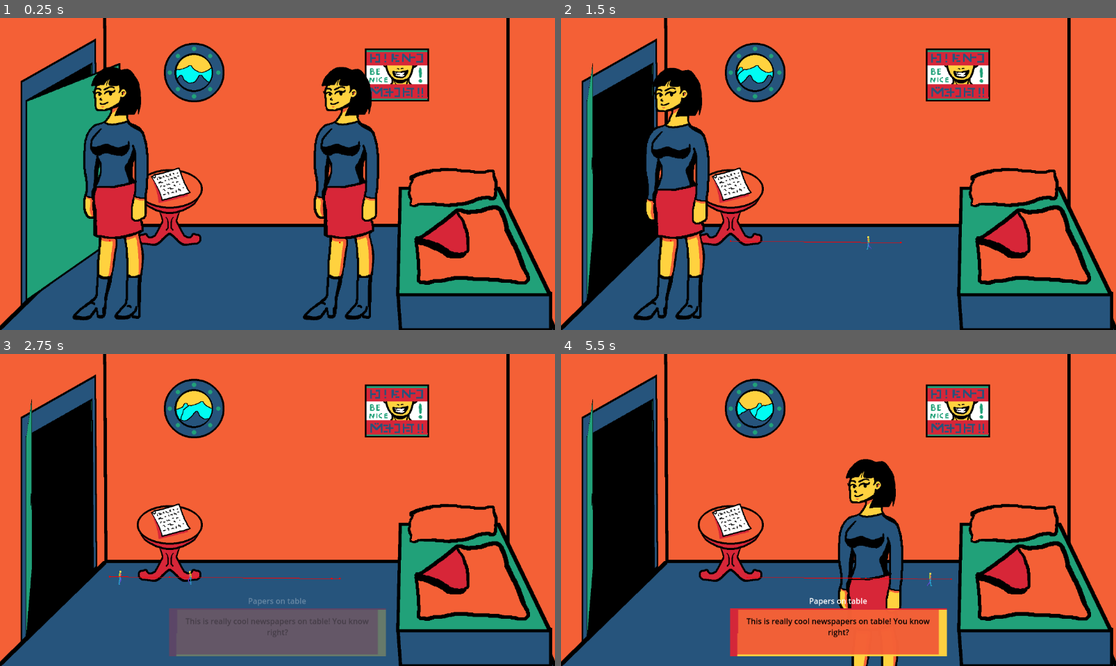
Above: before the commit, frames 1-4 (two rows, left to right).
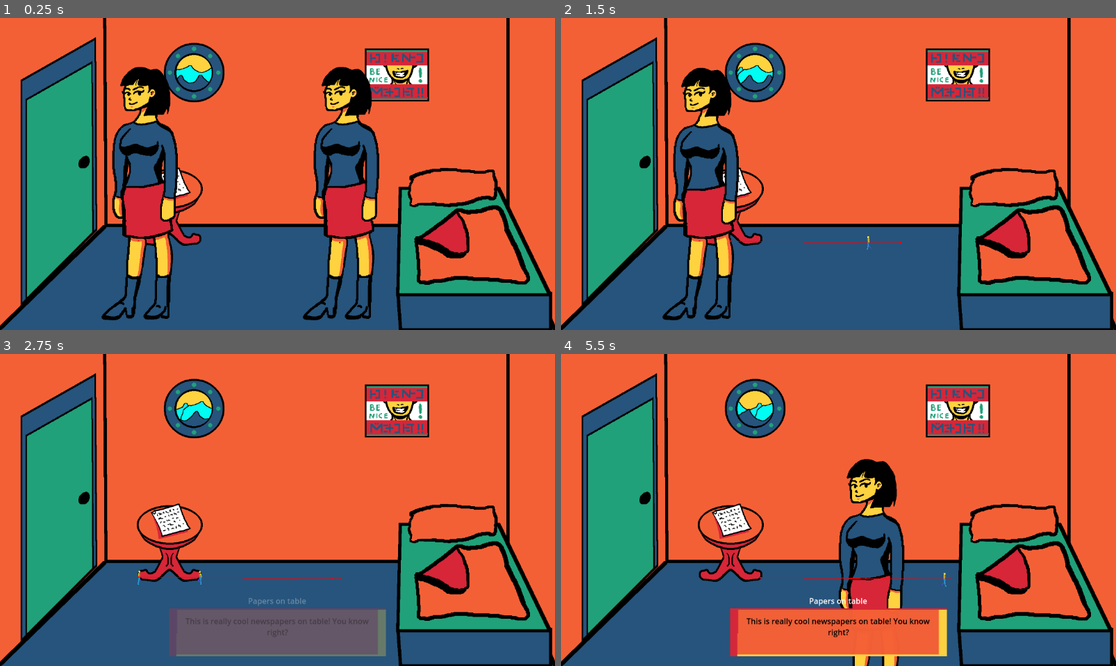
Above: after the commit, the same moments.

Repository: jame581/BrainAndGut
Game: Godot game, scene res://maps/room_1.tscn
The game is run twice, just before and just after one commit, with the same random seed, the same clock (stepped at 60 frames per second) and the same inputs. This scene is started directly instead of the project's main scene.
Inputs (mouse positions are in pixels of both pictures, inside the frame that each line leads up to):
- Up to frame 1 (0.25 s): no input
- Up to frame 2 (1.5 s): move the mouse to (733, 183) at 0.52 s; press the mouse at (733, 183) at 0.53 s; move the mouse to (622, 180) at 1.27 s; release the mouse at (622, 180) at 1.28 s; tap Space (switch) at 1.35 s
- Up to frame 3 (2.75 s): move the mouse to (333, 441) at 2.02 s; press the mouse at (333, 441) at 2.03 s
- Up to frame 4 (5.5 s): move the mouse to (810, 572) at 2.77 s; release the mouse at (810, 572) at 2.78 s; tap Space (switch) at 2.85, 4.35 s; move the mouse to (1005, 556) at 3.52 s; press the mouse at (1005, 556) at 3.53 s; move the mouse to (672, 463) at 4.27 s; release the mouse at (672, 463) at 4.28 s; move the mouse to (866, 510) at 5.02 s; press the mouse at (866, 510) at 5.03 s

The runs differ from the first frame. In frame 1, 10% of the frame differs, in the area x 3-33%, y 6-97%; in frame 2, 15%; in frame 3, 7.0%; in frame 4, 8.0%.

Commit message:
Edit Room 1 door placement

Diff:
--- a/project/maps/room_1.tscn
+++ b/project/maps/room_1.tscn
@@ -109,6 +109,9 @@
 
 [node name="Door" parent="Interactables" instance=ExtResource("10_x3qfq")]
 position = Vector2(-686, 0)
+locked = null
+action = null
+interaction_allowed = null
 
 [node name="Player1" parent="." instance=ExtResource("6_q03r2")]
 position = Vector2(201, 39)
@@ -121,7 +124,7 @@
 debug_enabled = true
 
 [node name="Player2" parent="." instance=ExtResource("6_q03r2")]
-position = Vector2(-535, 39)
+position = Vector2(-442, 39)
 scale = Vector2(1, 1)
 interaction_allowed = 1
 player_index = 1
